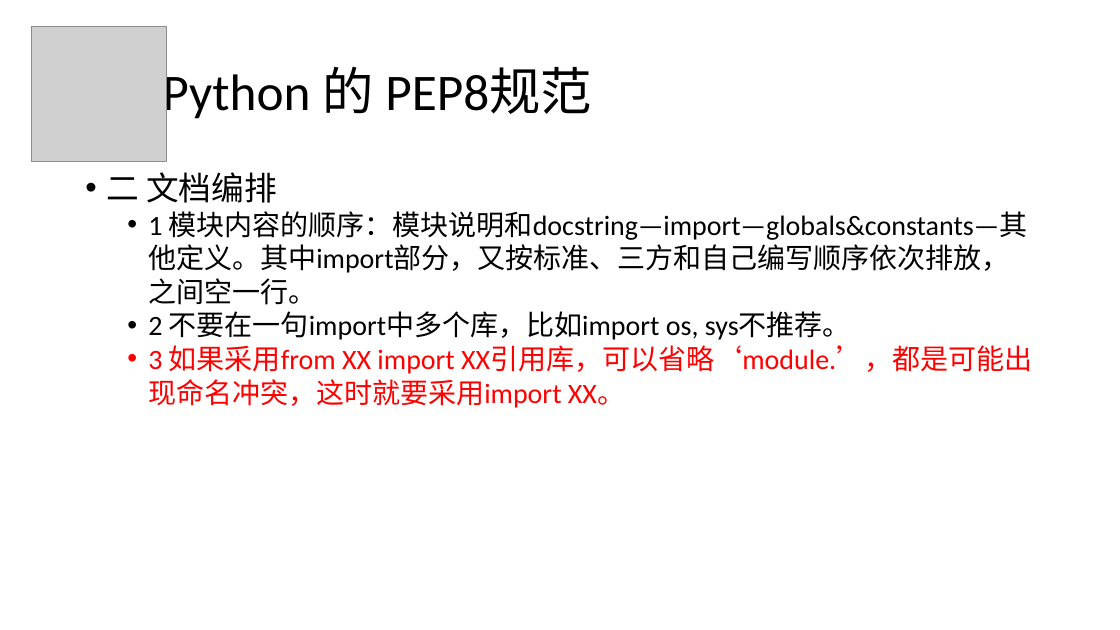
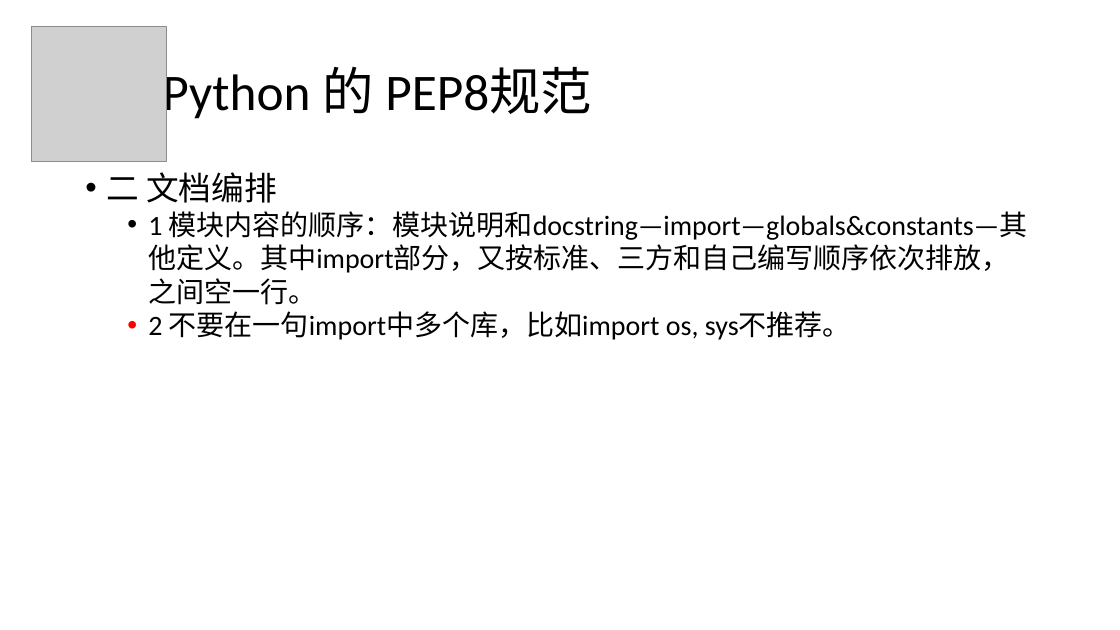
Before and after one commit to IssacWD/myPythonCode, a slide deck: slide 14 of csc1002/lecture/2016_3_6.pptx (slide 13 before the commit). Drawn at 1120x630 pixels with LibreOffice and Linux fonts; fonts in the diff are those of the drawing; grey boxes stand for pictures. Boxes give left, top, right and bottom in pixels: in the first picture for what was removed or moved away, otherwise in the second. Text is boxed around its words. In the diff, an @@ line names an element or a change of style, - is before the commit and + after.

```diff
--- a/csc1002/lecture/2016_3_6.pptx
+++ b/csc1002/lecture/2016_3_6.pptx
@@ text at <box>148,345,1032,408</box>: paragraph removed @@
-  • 3 如果采用from XX import XX引用库，可以省略‘module.’，都是可能出现命名冲突，这时就要采用import XX。
```
Also in this commit, not shown: 4 other slides changed, 1 slide added, 5 other files.
